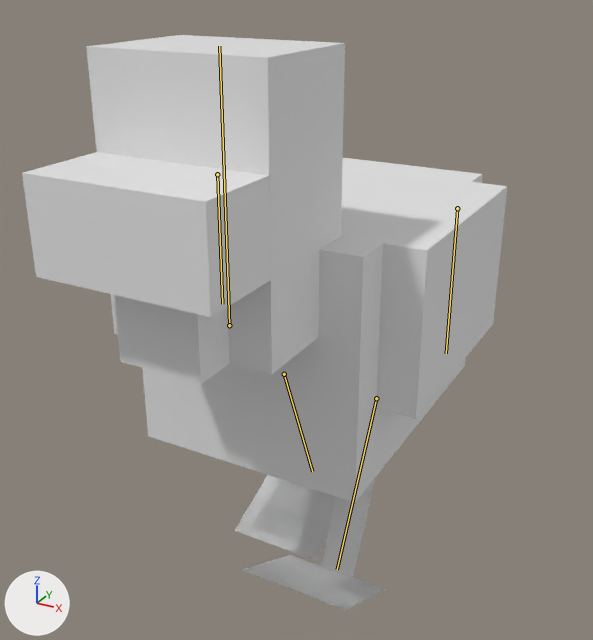
The Blender file chicken/chicken.blend as it was, and as the next commit left it.
Before and after are seen from a camera (50 mm lens) standing at (1.88, -3.69, 3.29) and looking at (0.02, -0.3, 1.6). Every picture has the same lights, and +X, +Y and +Z are marked at lower left. Both versions are drawn at frame 15 of the action 'ArmatureAction'; the numbers are the values there. The bones that change are drawn over the model as lines.

Names of what the first picture shows: 'body', 'head', 'leg.left.low1', 'leg.left.low2', 'leg.right.low1', 'leg.right.low2', 'leg.upper.left1', 'leg.upper.left2', 'nose', 'red', 'wing.left'.
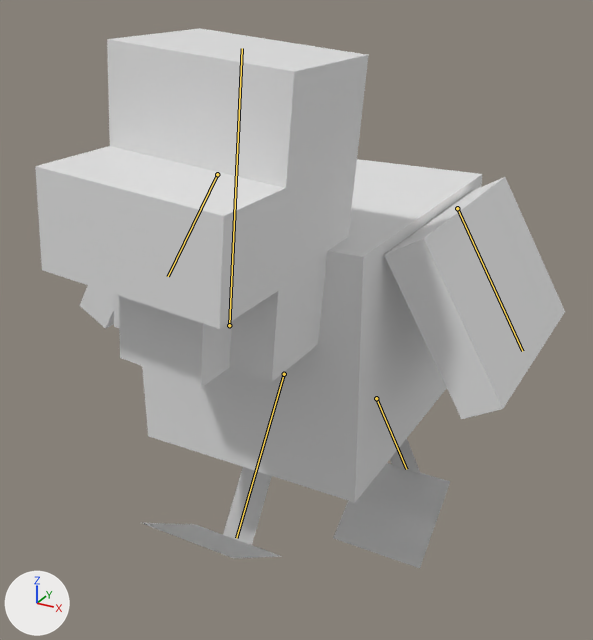
Changed parts and their boxes (x1, y1, x2, y2) in the pictures (593 x 640 px):
```json
{"object": "head", "change": "posed", "before": [86, 35, 345, 374], "after": [107, 28, 368, 382]}
{"object": "nose", "change": "posed", "before": [22, 152, 271, 317], "after": [35, 146, 286, 329], "on screen": "11% taller"}
{"object": "wing.left", "change": "posed", "before": [376, 182, 507, 419], "after": [384, 177, 565, 419], "on screen": "38% wider"}
{"object": "red", "change": "posed", "before": [114, 295, 230, 384], "after": [119, 296, 232, 388]}
{"object": "leg.left.low2", "change": "posed", "before": [243, 570, 386, 610], "after": [333, 482, 450, 568], "on screen": "18% narrower, 112% taller"}
{"object": "leg.left.low1", "change": "posed", "before": [242, 555, 384, 589], "after": [333, 463, 450, 538], "on screen": "17% narrower, 117% taller"}
{"object": "leg.right.low1", "change": "posed", "before": [235, 494, 337, 560], "after": [142, 523, 281, 558]}
{"object": "leg.right.low2", "change": "posed", "before": [235, 475, 328, 530], "after": [143, 523, 280, 556]}
{"object": "leg.upper.left2", "change": "posed", "before": [321, 477, 376, 577], "after": [393, 438, 421, 474]}
{"object": "leg.upper.right1", "change": "posed", "after": [223, 471, 272, 545], "on screen": "not visible before"}
{"object": "wing.right", "change": "posed", "after": [80, 286, 114, 329], "on screen": "not visible before"}
{"object": "leg.upper.left1", "change": "posed", "before": [321, 497, 349, 565], "after": [390, 456, 393, 465]}
{"object": "leg.upper.right2", "change": "posed", "after": [223, 467, 255, 534], "on screen": "not visible before"}
{"bone": "leg.upper.left", "before": "(376, 398) to (337, 569)", "after": "(376, 398) to (406, 469)"}
{"bone": "leg.upper.right", "before": "(284, 374) to (312, 471)", "after": "(284, 374) to (236, 538)"}
{"bone": "wing.left", "before": "(457, 208) to (446, 353)", "after": "(457, 208) to (522, 351)"}
{"bone": "wing.right", "before": "(217, 174) to (222, 304)", "after": "(217, 174) to (168, 276)"}
{"bone": "head", "before": "(229, 325) to (219, 46)", "after": "(229, 325) to (242, 48)"}
```

Edits to the scene script, one JSON object a line:
```json
{"block": "bone_leg_upper_left", "where": "bone_leg_upper_left = bpy.data.objects['Armature'].pose.bones['leg.upper.left']  # child of 'body'"}
{"op": "set", "path": "bone_leg_upper_left.rotation_quaternion", "old": "(0.962, 0.241, 0.0, 0.0)", "new": "(0.954, -0.301, 0.0, 0.0)", "note": "degrees (28, 0, 0) -> degrees (-35, 0, 0)"}
{"block": "bone_leg_upper_right", "where": "bone_leg_upper_right = bpy.data.objects['Armature'].pose.bones['leg.upper.right']  # child of 'body'"}
{"op": "set", "path": "bone_leg_upper_right.rotation_quaternion", "old": "(0.977, -0.194, 0.0, 0.0)", "new": "(0.954, 0.301, 0.0, 0.0)", "note": "degrees (-23, 0, 0) -> degrees (35, 0, 0)"}
{"block": "bone_wing_left", "where": "bone_wing_left = bpy.data.objects['Armature'].pose.bones['wing.left']  # child of 'body'"}
{"op": "set", "path": "bone_wing_left.rotation_quaternion", "old": "(1.0, 0.0, 0.0, 0.0)", "new": "(0.966, 0.0, 0.0, 0.259)", "note": "degrees (0, 0, 0) -> degrees (0, 0, 30)"}
{"block": "bone_wing_right", "where": "bone_wing_right = bpy.data.objects['Armature'].pose.bones['wing.right']  # child of 'body'"}
{"op": "set", "path": "bone_wing_right.rotation_quaternion", "old": "(1.0, 0.0, 0.0, 0.0)", "new": "(0.966, 0.0, 0.0, -0.259)", "note": "degrees (0, 0, 0) -> degrees (0, 0, -30)"}
{"block": "bone_head", "where": "bone_head = bpy.data.objects['Armature'].pose.bones['head']  # child of 'body'"}
{"op": "set", "path": "bone_head.rotation_quaternion", "old": "(1.0, 0.0, 0.0, 0.0)", "new": "(0.999, 0.0, 0.0, -0.044)", "note": "degrees (0, 0, 0) -> degrees (0, 0, -5)"}
```
